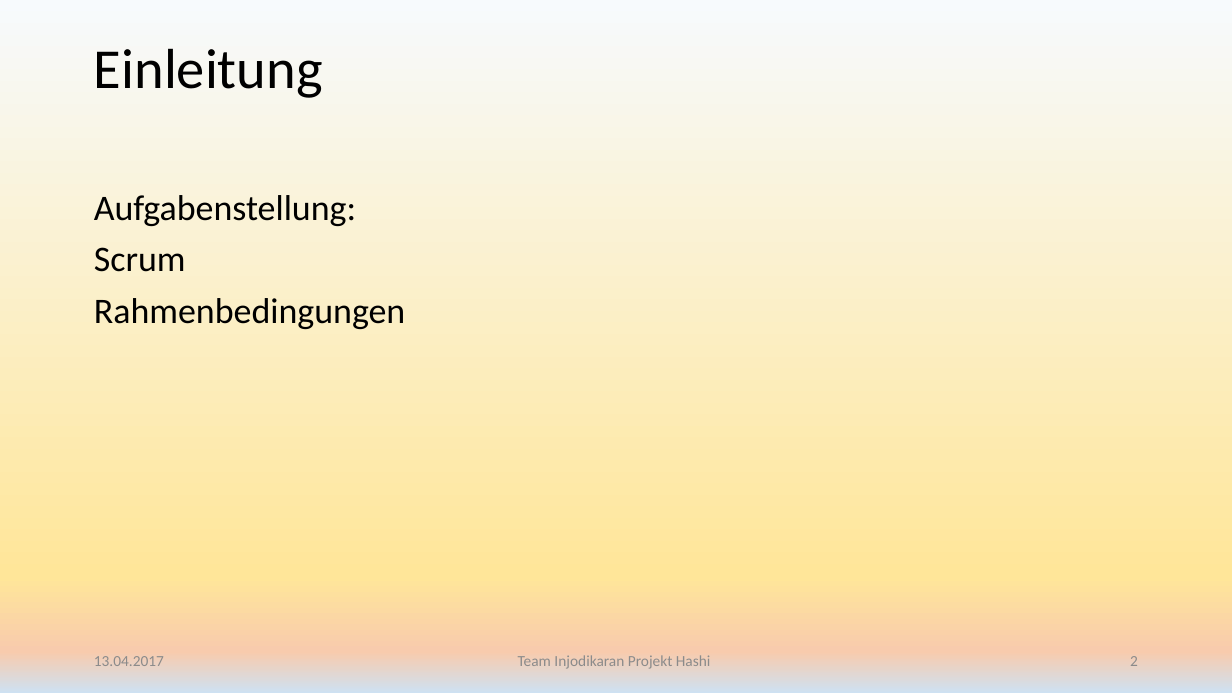
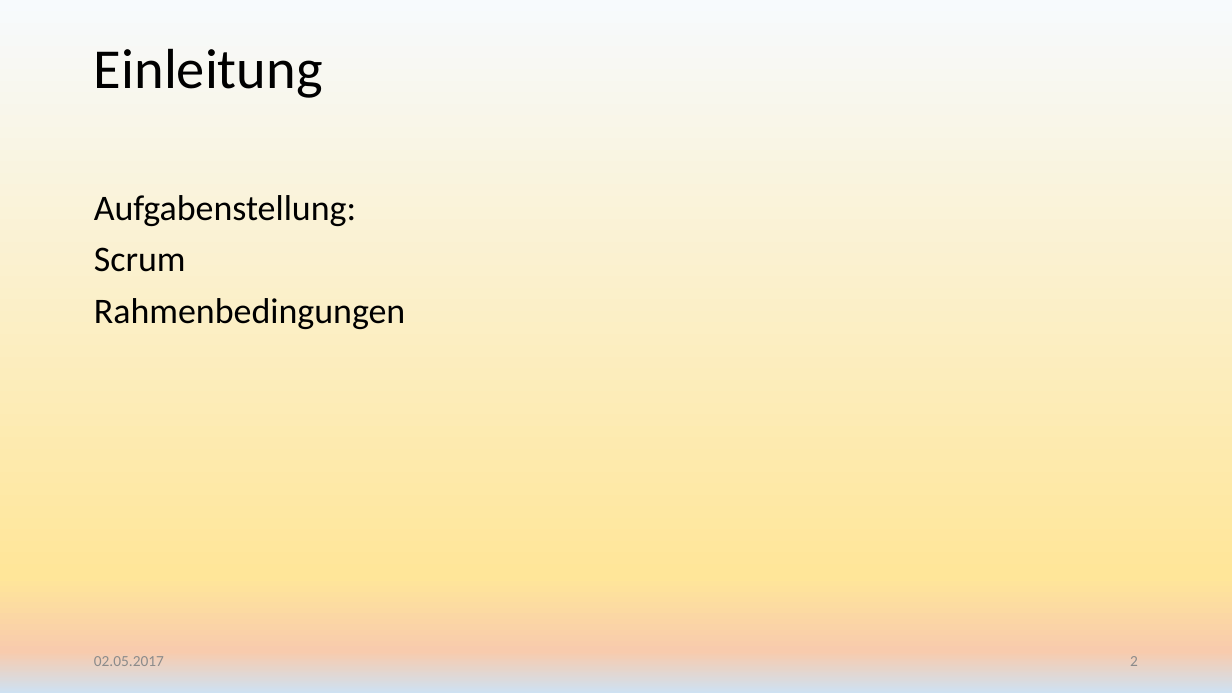
Before and after one commit to Injodikaran/AVR, a slide deck: slide 2 of Doku & Präsi/Präsentation Projekt Sudoku.pptx. Drawn at 1232x693 pixels with LibreOffice and Linux fonts; fonts in the diff are those of the drawing; background and template pictures are left out. Boxes give left, top, right and bottom in pixels: in the first picture for what was removed or moved away, otherwise in the second. Text is boxed around its words. In the diff, an @@ line names an element or a change of style, - is before the commit and + after.

```diff
--- a/Doku & Präsi/Präsentation Projekt Sudoku.pptx
+++ b/Doku & Präsi/Präsentation Projekt Sudoku.pptx
@@ text at [94,656,164,666]: text changed @@
-13.04.2017
+02.05.2017
@@ text removed at [518,655,711,669] @@
-Team Injodikaran Projekt Hashi
```
Also in this commit, not shown: 10 other slides changed.
